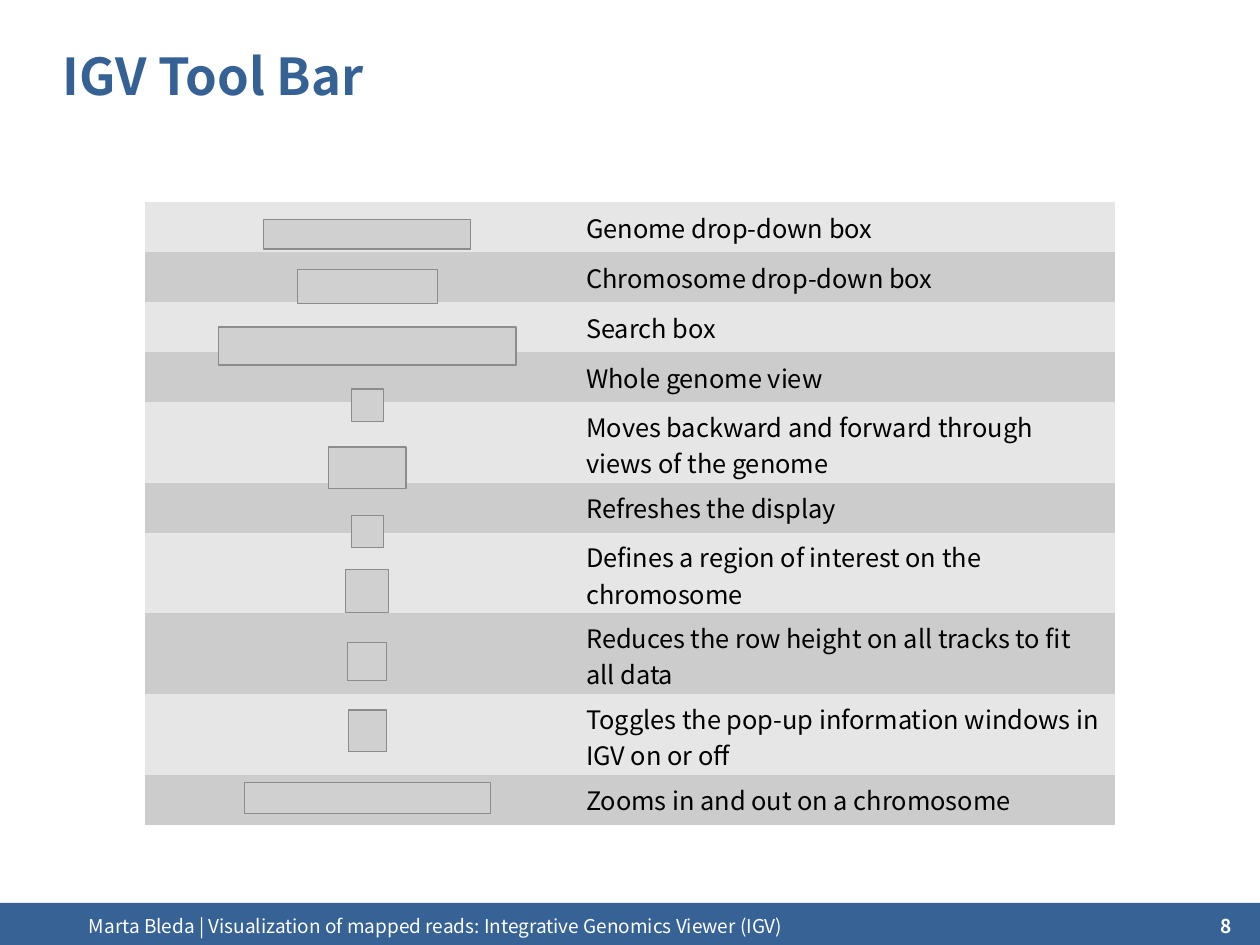
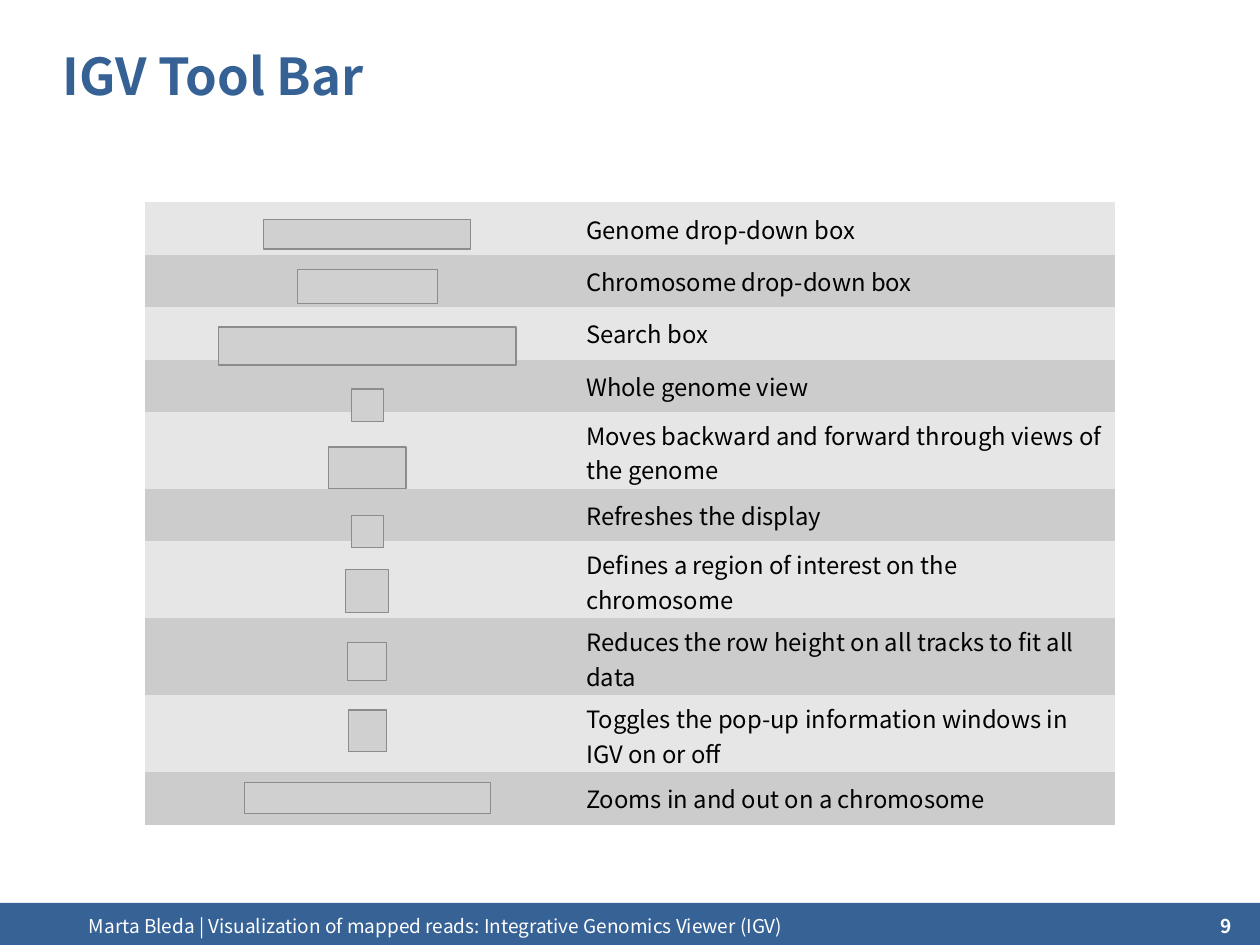
Before and after one commit to mbleda/ngscourse.github.io, a slide deck: slide 9 of COURSE_MATERIALS/visualization/slides/2014-Cambridge_visualisation.odp (slide 8 before the commit). Drawn at 1260x945 pixels with LibreOffice and Linux fonts; fonts in the diff are those of the drawing; grey boxes stand for pictures; background and template pictures are left out. Boxes give left, top, right and bottom in pixels: in the first picture for what was removed or moved away, otherwise in the second. Text is boxed around its words. In the diff, an @@ line names an element or a change of style, - is before the commit and + after.

```diff
--- a/COURSE_MATERIALS/visualization/slides/2014-Cambridge_visualisation.odp
+++ b/COURSE_MATERIALS/visualization/slides/2014-Cambridge_visualisation.odp
@@ table at bbox=[145, 202, 1116, 826] @@
@@ size 16 to 15 pt @@
@@ page number at bbox=[1221, 918, 1232, 933]: text changed @@
-8
+9
```
Also in this commit, not shown: 5 other slides changed, 1 slide added, 14 other files.
